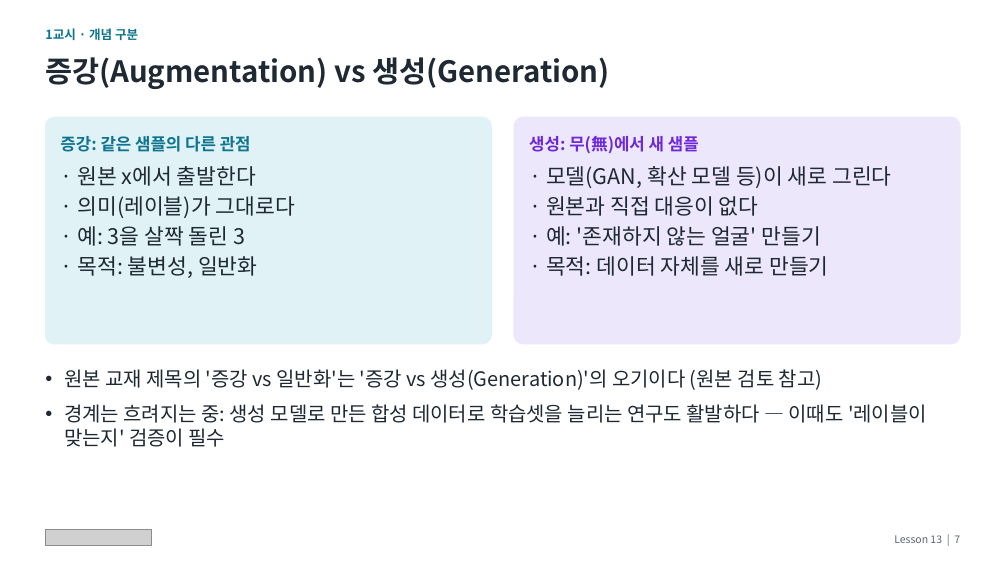
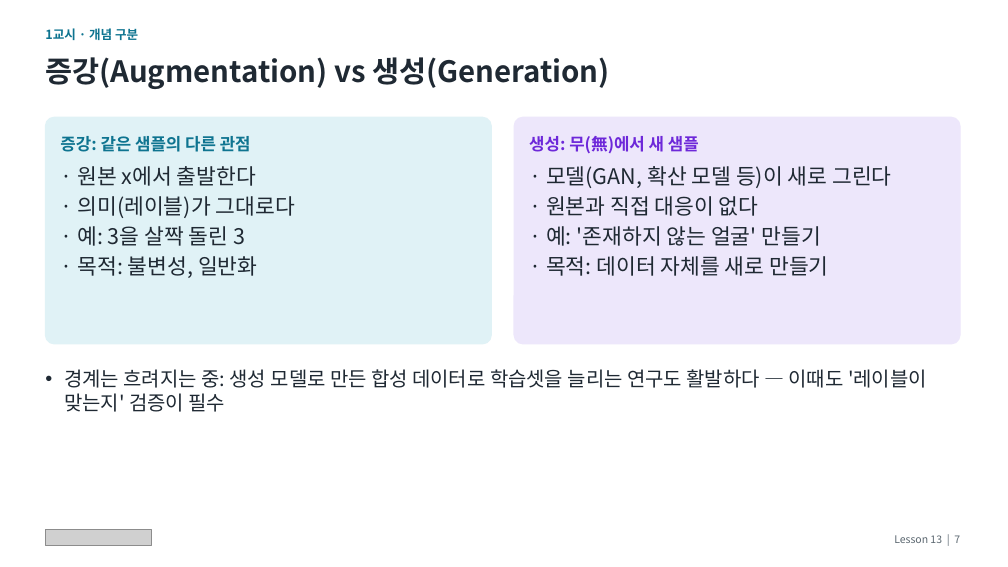
Before and after one commit to syjoo/DeepLearning, a slide deck: slide 7 of Slider/lesson13/Lesson13_lecture.pptx. Drawn at 1008x567 pixels with LibreOffice and Linux fonts; fonts in the diff are those of the drawing; grey boxes stand for pictures. Boxes give left, top, right and bottom in pixels: in the first picture for what was removed or moved away, otherwise in the second. Text is boxed around its words. In the diff, an @@ line names an element or a change of style, - is before the commit and + after.

```diff
--- a/Slider/lesson13/Lesson13_lecture.pptx
+++ b/Slider/lesson13/Lesson13_lecture.pptx
@@ text at (64,369,822,390): paragraph removed @@
-• 원본 교재 제목의 '증강 vs 일반화'는 '증강 vs 생성(Generation)'의 오기이다 (원본 검토 참고)
```
Also in this commit, not shown: 9 other slides changed, 1 other file.
